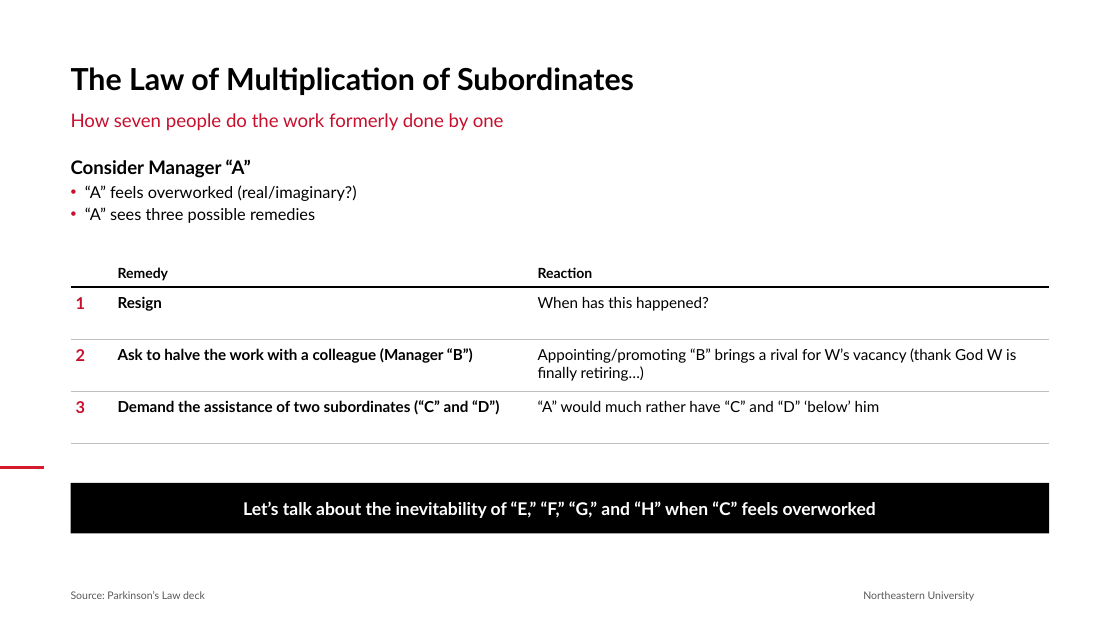
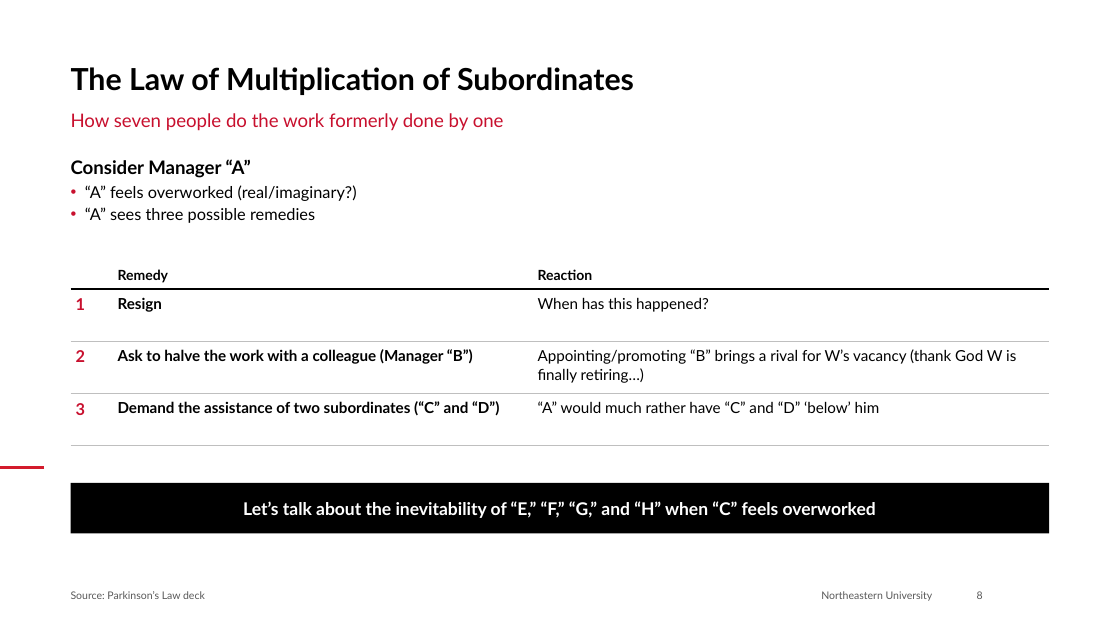
Before and after one commit to brettcsweet/Tonys-repo, a slide deck: slide 8 of 2026-09-29_Role_of_the_Center_Northeastern.pptx. Drawn at 1120x630 pixels with LibreOffice and Linux fonts; fonts in the diff are those of the drawing; background and template pictures are left out. Boxes give left, top, right and bottom in pixels: in the first picture for what was removed or moved away, otherwise in the second. Text is boxed around its words. In the diff, an @@ line names an element or a change of style, - is before the commit and + after.

```diff
--- a/2026-09-29_Role_of_the_Center_Northeastern.pptx
+++ b/2026-09-29_Role_of_the_Center_Northeastern.pptx
@@ table at bbox=[71, 252, 1049, 445] @@
@@ borders changed @@
@@ text "Northeastern University": place and size @@
-text "Northeastern University" at bbox=[863, 591, 975, 601]
+text "Northeastern University" at bbox=[821, 591, 933, 601]
@@ page number added at bbox=[977, 591, 983, 599], 9 pt, text #595959 @@
+8
```
Also in this commit, not shown: 8 other slides changed.
